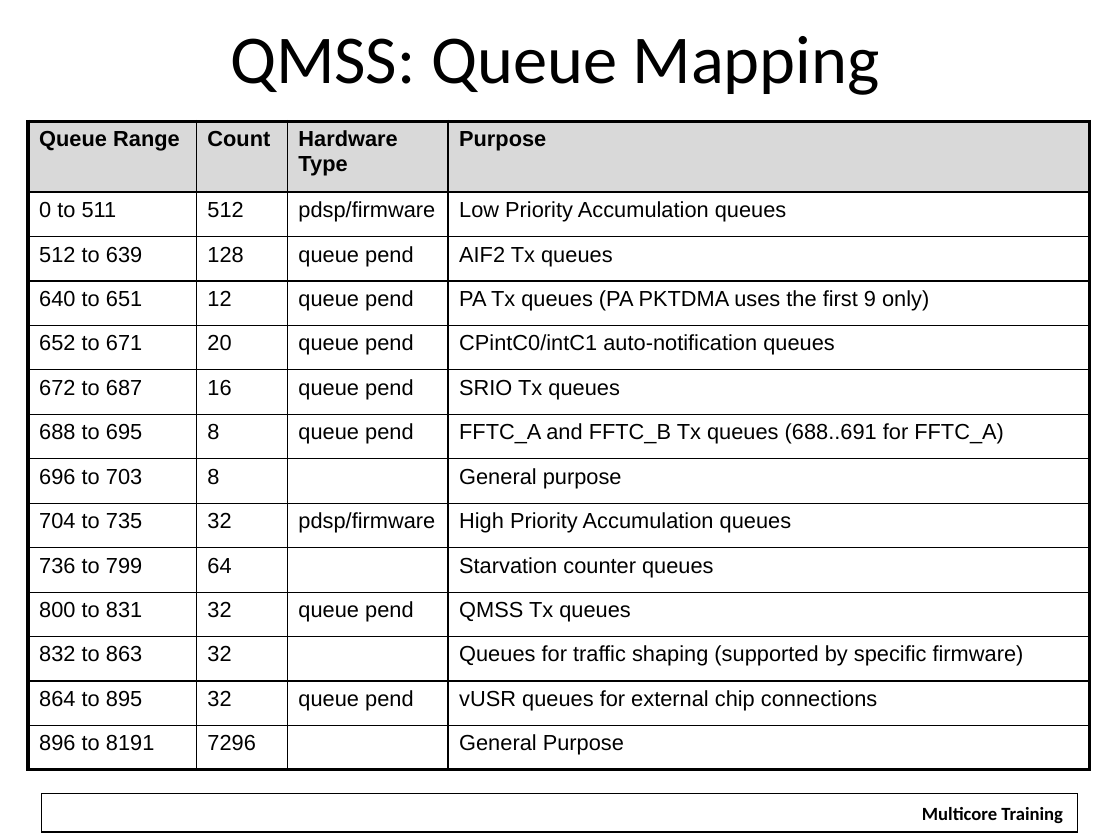
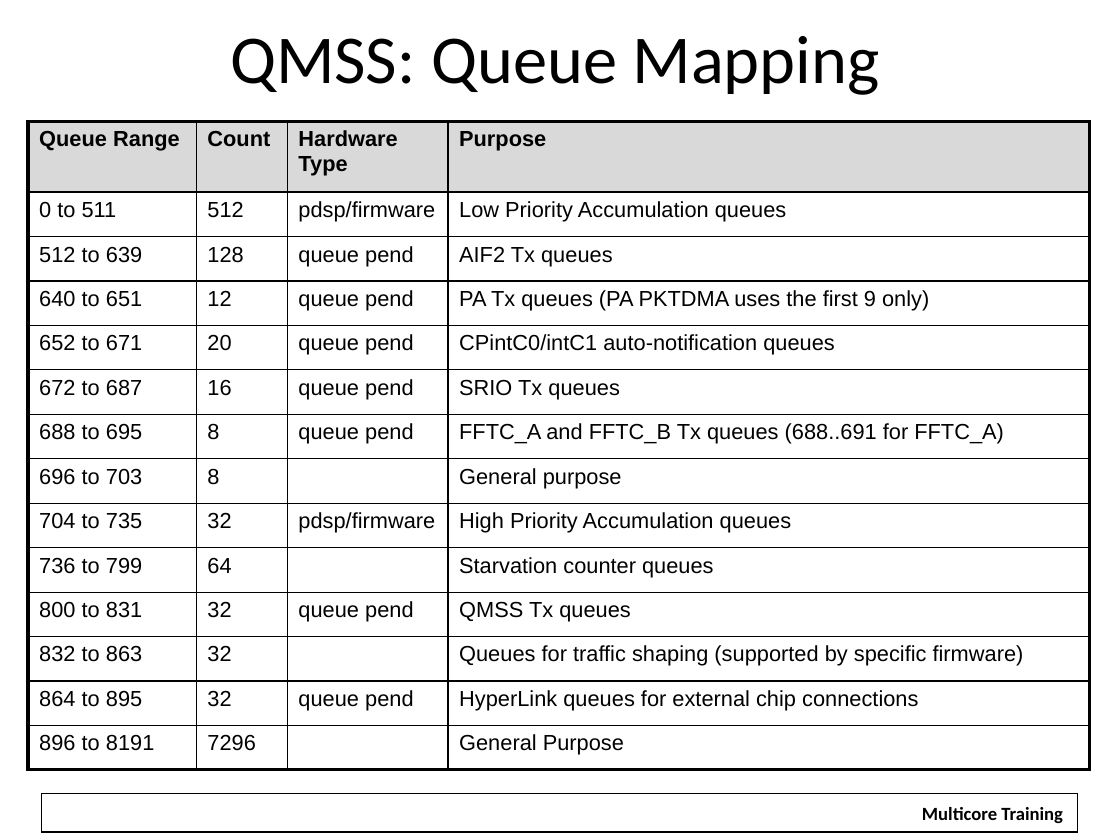
Before and after one commit to hari1989/keystone-workshop, a slide deck: slide 15 of slides/Intro to Multicore Navigator.pptx (slide 10 before the commit). Drawn at 1120x840 pixels with LibreOffice and Linux fonts; fonts in the diff are those of the drawing; background and template pictures are left out. Boxes give left, top, right and bottom in pixels: in the first picture for what was removed or moved away, otherwise in the second. Text is boxed around its words. In the diff, an @@ line names an element or a change of style, - is before the commit and + after.

```diff
--- a/slides/Intro to Multicore Navigator.pptx
+++ b/slides/Intro to Multicore Navigator.pptx
@@ table at (28, 121, 1090, 769) @@
-row 13, column 4: vUSR queues for external chip connections
+row 13, column 4: HyperLink queues for external chip connections
```
Also in this commit, not shown: 15 other slides changed, 21 slides added, 14 slides removed.
